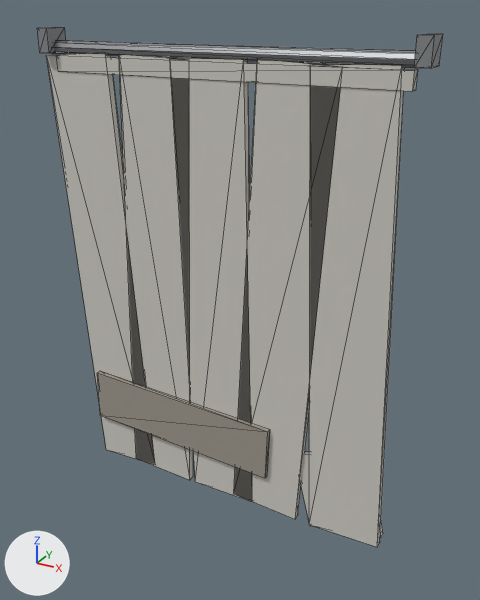
The FBX model unity/HorrorGame/Assets/Models/Dressing/Dress_SheetHanging.fbx as it was, and as the next commit left it.
Camera for both pictures: a 50 mm camera at (1.26, -2.11, 0.07) aimed at (0.08, 0.05, -1.01). Arrows for +X, +Y and +Z are at lower left; the lights stay in place. The older version comes first. Mesh edges are drawn as thin lines.

The first picture shows 'Dress_SheetHanging'.
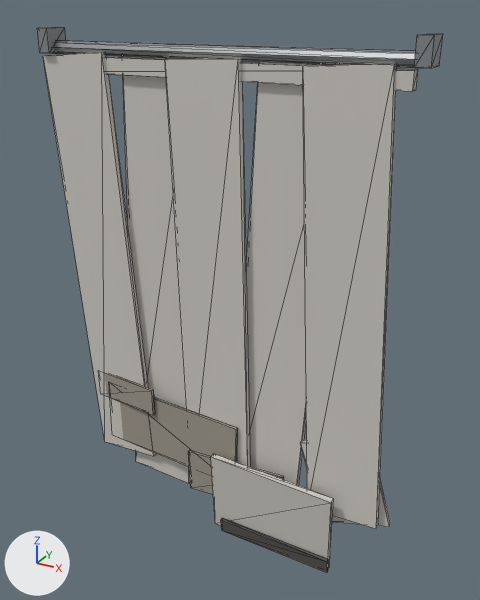
Pixel boxes [x1, y1, x2, y2] of what changed, in the pictures (480 x 600 px; the box of a moved part takes in the faces that stretch with it):
'Dress_SheetHanging', reshaped
    before: [37, 27, 443, 547]
    after: [37, 27, 443, 572]
part 1 of me_cylinder, rebuilt
    before: [97, 371, 270, 478]
    after: [120, 397, 238, 466]
part 2 of me_cylinder, moved or reshaped
    before: [46, 53, 405, 547]
    after: [43, 52, 397, 572]

What changed in the scene script:
```text
Add mat_dress_grime:
    mat_dress_grime = principled_material('Dress_Grime')
    mat_dress_grime.base_color = (0.092, 0.086, 0.078)  # dark grey #56534f
    mat_dress_grime.roughness = 0.98
Change me_cylinder:
    used by ob_dress_sheethanging; location = (0.0, 0.0, 0.0)
    remove me_cylinder.from_pydata(...)  # 96 vertices, 148 faces; spans x -0.77..0.76, y -0.05..0.05, z -1.97..0.0
    add me_cylinder.from_pydata(...)  # 128 vertices, 196 faces; spans x -0.77..0.78, y -0.09..0.05, z -2.15..0.0
    me_cylinder part 1: the loose piece of 8 vertices spanning x -0.65..0.25, y -0.03..-0.01, z -1.78..-1.5 is rebuilt with 8 vertices and now spans x -0.59..0.11, y -0.05..-0.01, z -1.86..-1.54
    me_cylinder part 2
    14 faces are deleted
    8 vertices in x -0.17..0.17, y -0.01..0.01, z -1.95..-0.09 move by (-0.01, -0.02, 0.0)
    3 vertices in x -0.09..0.48, y -0.01, z -0.1..-0.08 move by (0.0, 0.01, 0.0)
    3 vertices in x -0.09..0.48, y 0.01, z -0.1..-0.08 move by (0.0, 0.02, 0.0)
    34 vertices move from x -0.77..0.76, y -0.01..0.02, z -1.97..-0.08 to x -0.77..0.74, y -0.09..0.03, z -2.15..-0.08
    32 vertices are added at x -0.64..0.78, y -0.07..0.03, z -2.14..-1.48
    26 new faces join them, mat_dress_clothdust (light grey #cfccc4)
    24 new faces join them, mat_dress_clothstained (grey #9e988c)
    12 new faces join them, mat_dress_grime (dark grey #56534f)
    add me_cylinder.materials.append(mat_dress_grime)  # dark grey #56534f
```
